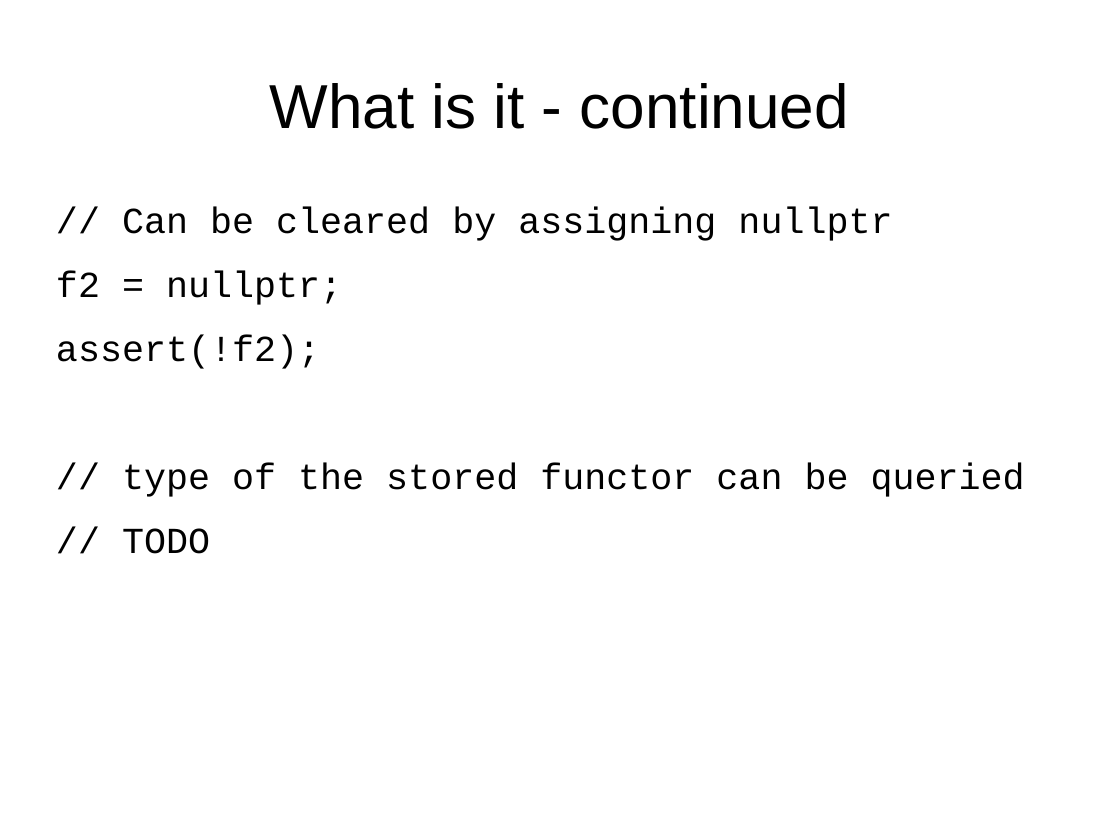
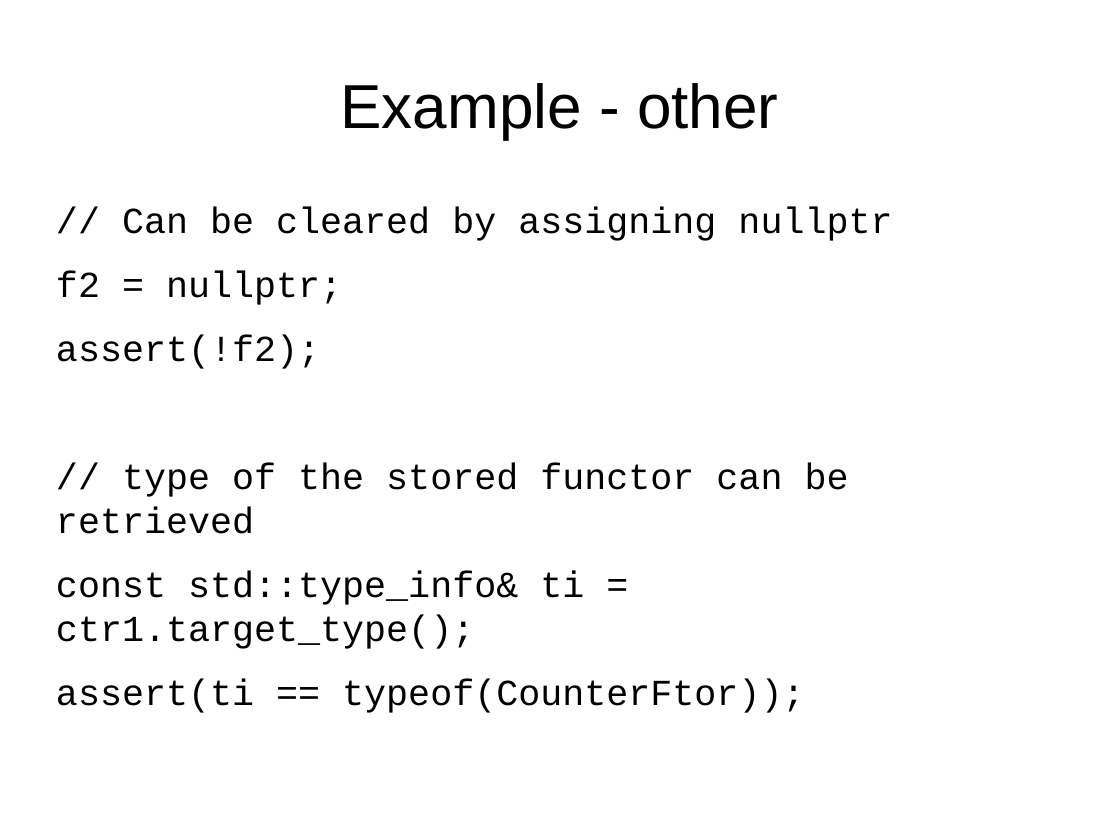
Before and after one commit to maciekgajewski/demystifying_std_function, a slide deck: slide 7 of demystifying-std-function.odp. Drawn at 1120x840 pixels with LibreOffice and Linux fonts; fonts in the diff are those of the drawing. Boxes give left, top, right and bottom in pixels: in the first picture for what was removed or moved away, otherwise in the second. Text is boxed around its words. In the diff, an @@ line names an element or a change of style, - is before the commit and + after.

```diff
--- a/demystifying-std-function.odp
+++ b/demystifying-std-function.odp
@@ title at (341,83,778,139): text changed @@
-What is it - continued
+Example - other
@@ text at (56,463,849,713): text changed @@
-// type of the stored functor can be queried
-// TODO
+// type of the stored functor can be retrieved
+const std::type_info& ti = ctr1.target_type();
+assert(ti == typeof(CounterFtor));
```
Also in this commit, not shown: 2 other slides changed.
